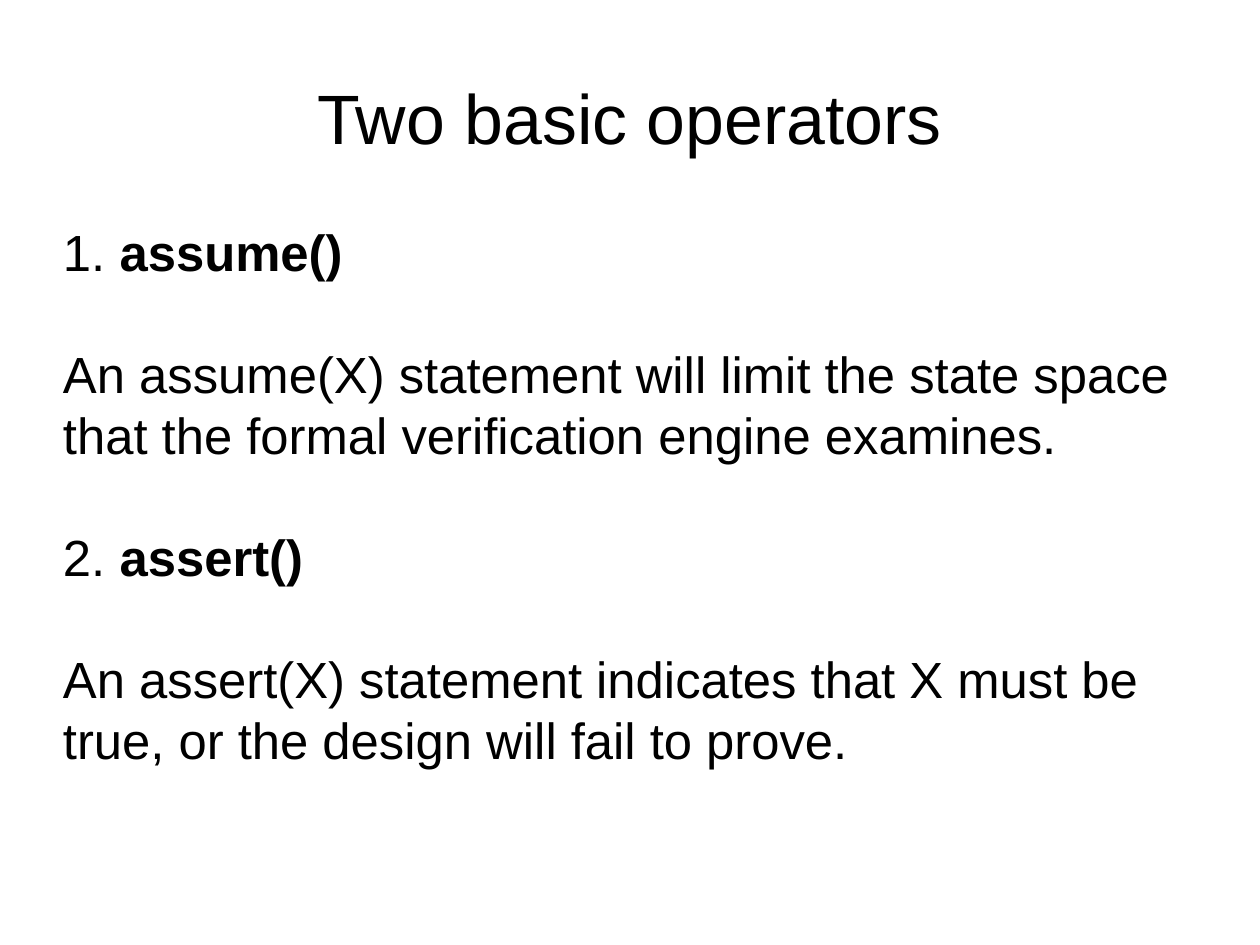
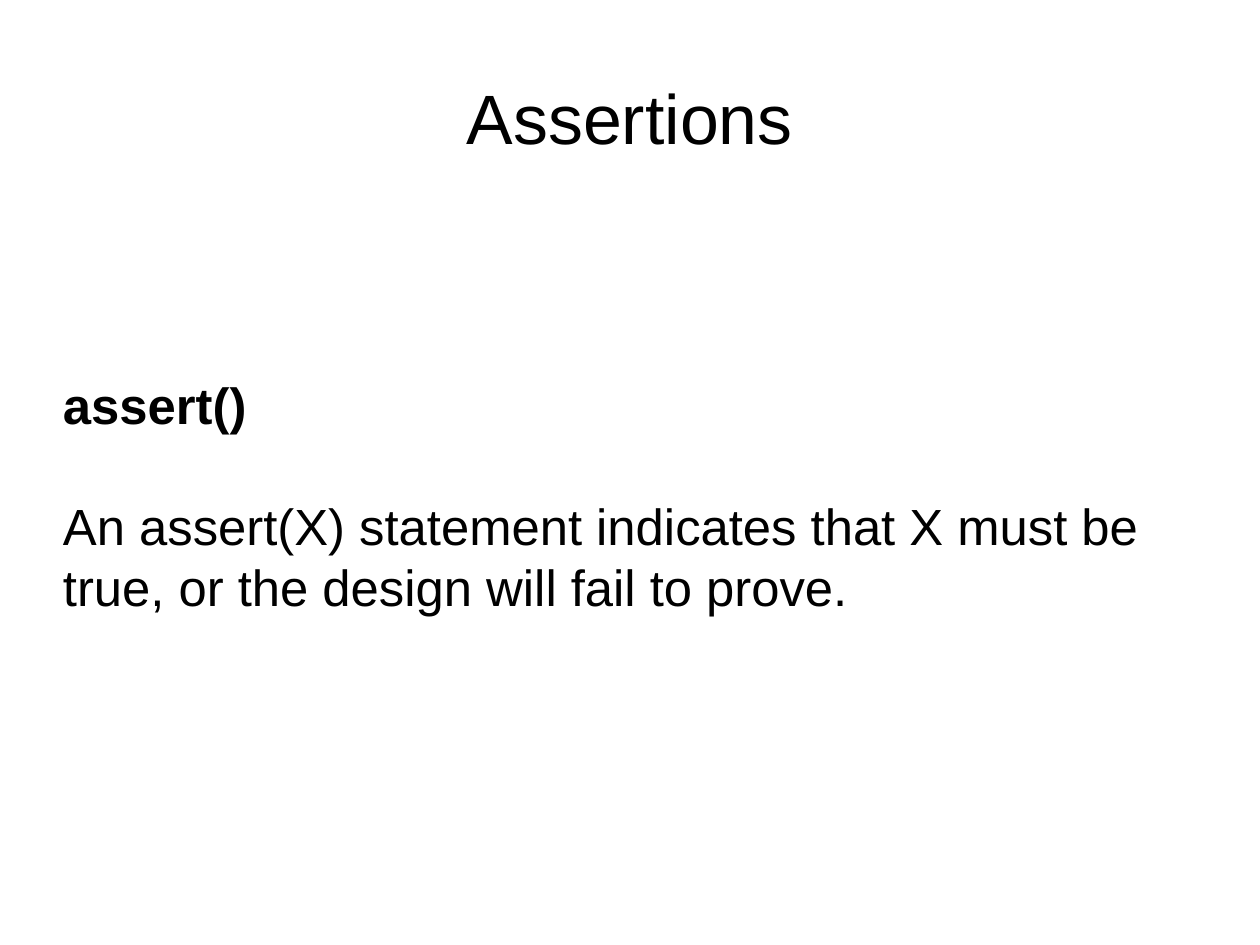
Before and after one commit to mattvenn/formal-intro-course, a slide deck: slide 25 of intro-course-slides.odp (slide 23 before the commit). Drawn at 1260x945 pixels with LibreOffice and Linux fonts; fonts in the diff are those of the drawing. Boxes give left, top, right and bottom in pixels: in the first picture for what was removed or moved away, otherwise in the second. Text is boxed around its words. In the diff, an @@ line names an element or a change of style, - is before the commit and + after.

```diff
--- a/intro-course-slides.odp
+++ b/intro-course-slides.odp
@@ title at bbox=[467, 93, 793, 145]: text changed @@
-Two basic operators
+Assertions
@@ subtitle at bbox=[63, 387, 246, 434]: text changed; bold on @@
-1. assume()
-An assume(X) statement will limit the state space that the formal verification engine examines.
-2. assert()
+assert()
```
Also in this commit, not shown: 4 other slides changed, 1 slide added.
